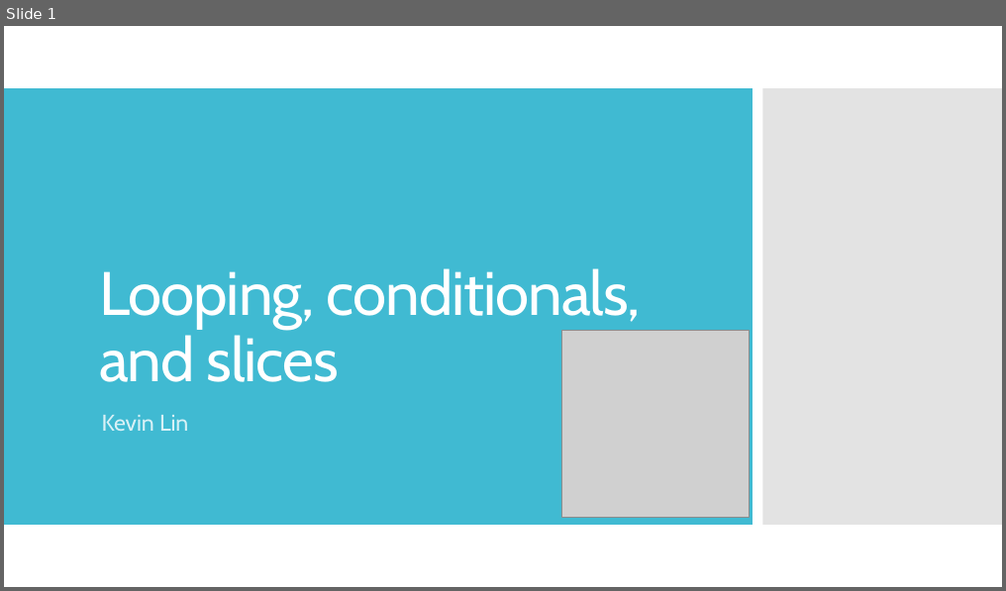
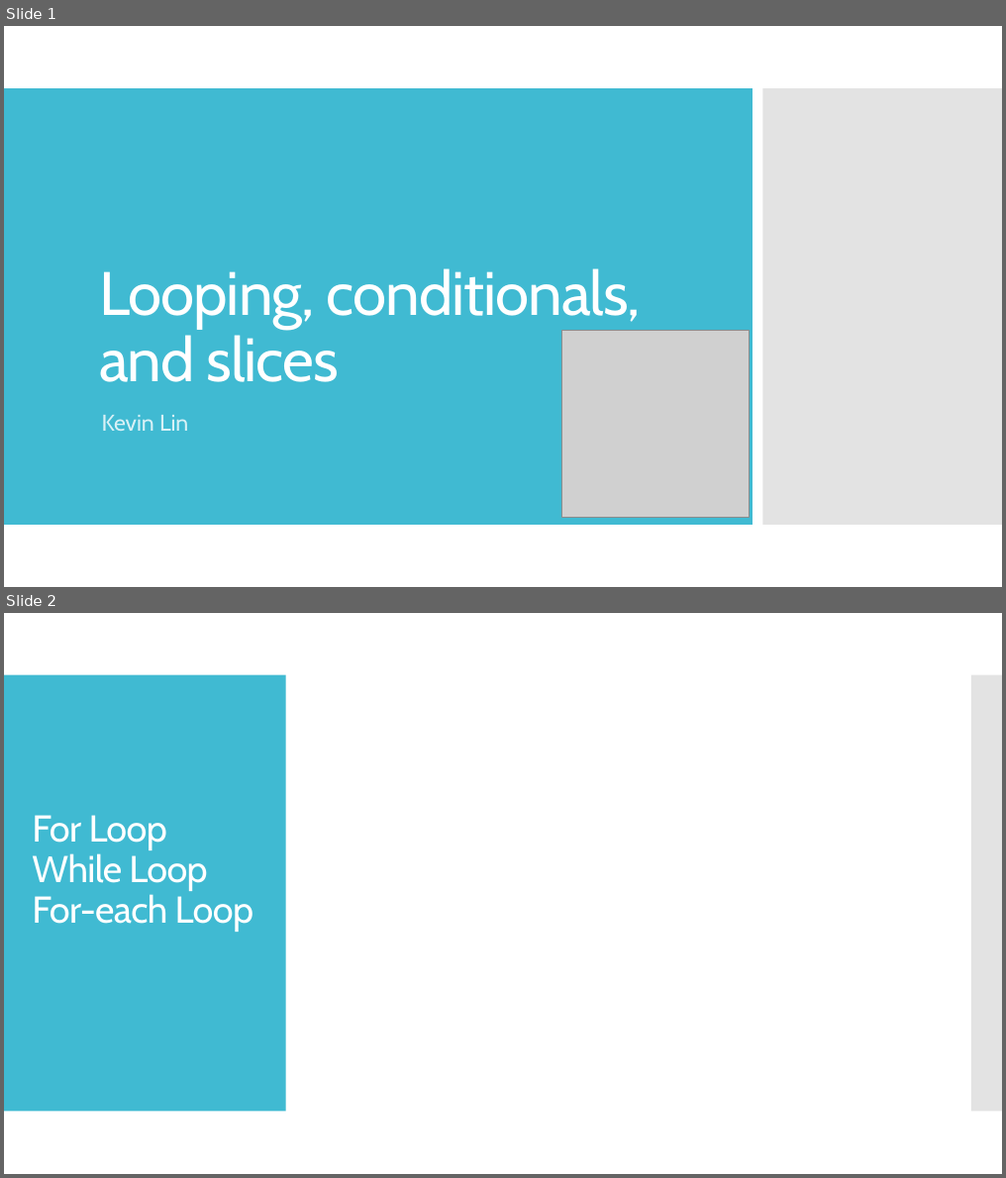
Before and after one commit to kevinlin47/Learn_Go, a slide deck: For_loops_slices_conditionals/loops_conditionals_slices.pptx. Shown one above the other, each under a label of ours: slide 1 before the commit, slides 1 and 2 after it. The pictures are 1006x591 and 1006x1178 pixels, drawn with LibreOffice and Linux fonts; fonts in the diff are those of the drawing; grey boxes stand for pictures. Boxes give left, top, right and bottom in pixels: in the first picture for what was removed or moved away, otherwise in the second. Text is boxed around its words. In the diff, an @@ line names an element or a change of style, - is before the commit and + after.

Commit message:
Add loop slide

```diff
--- a/For_loops_slices_conditionals/loops_conditionals_slices.pptx
+++ b/For_loops_slices_conditionals/loops_conditionals_slices.pptx
@@ slide 2 added at (4,613,1002,1174), background #FFFFFF @@
@@ rectangle added at (4,675,286,1112), fill #40BAD2 @@
@@ rectangle added at (971,675,1002,1112), fill #C8C8C8 at 50% opacity @@
@@ title added at (32,815,253,932), 36 pt, text #FFFFFF @@
+For Loop
+While Loop
+For-each Loop
```
